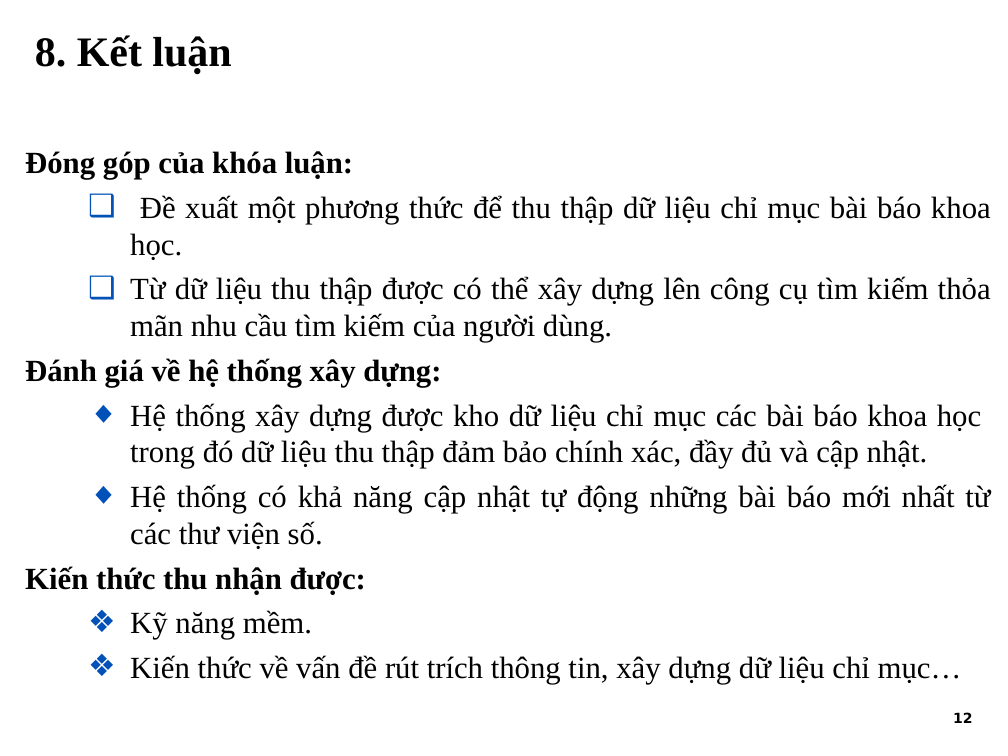
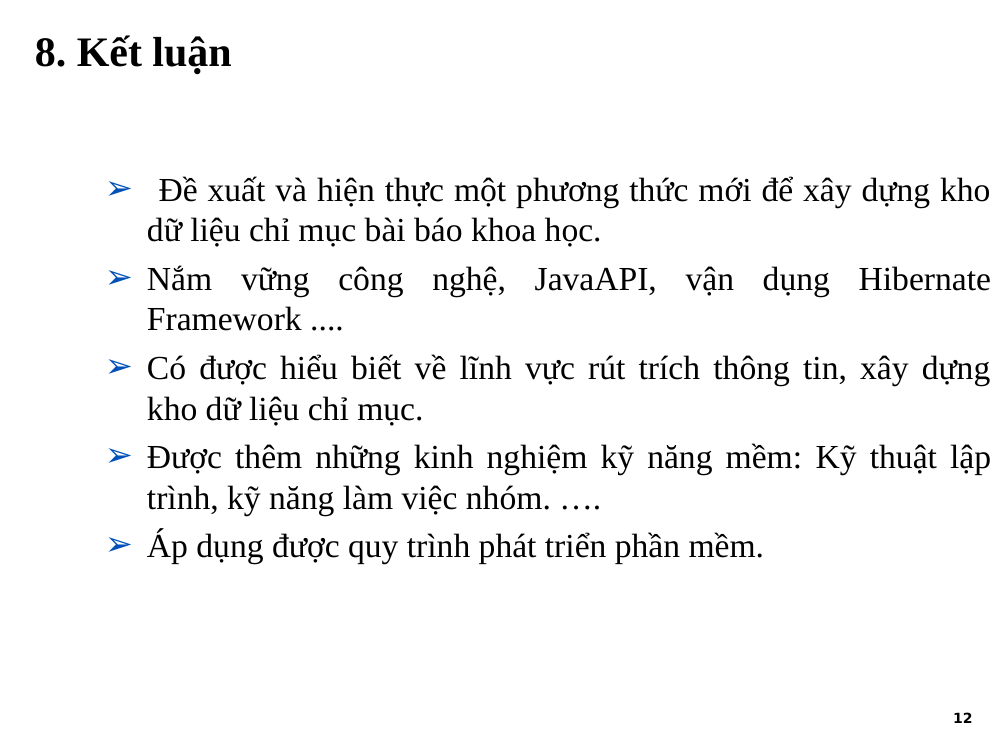
Before and after one commit to tiendv/detaitotnghiep, a slide deck: slide 12 of Report/Slide Baove/Final_slide.ppt (slide 13 before the commit). Drawn at 1008x756 pixels with LibreOffice and Linux fonts; fonts in the diff are those of the drawing; background and template pictures are left out. Boxes give left, top, right and bottom in pixels: in the first picture for what was removed or moved away, otherwise in the second. Text is boxed around its words. In the diff, an @@ line names an element or a change of style, - is before the commit and + after.

```diff
--- a/Report/Slide Baove/Final_slide.ppt
+++ b/Report/Slide Baove/Final_slide.ppt
@@ text at bbox=[147, 176, 991, 564]: text changed; size 22 to 24 pt @@
-Đóng góp của khóa luận:
-  ❑ Đề xuất một phương thức để thu thập dữ liệu chỉ mục bài báo khoa học.
-  ❑ Từ dữ liệu thu thập được có thể xây dựng lên công cụ tìm kiếm thỏa mãn nhu cầu tìm kiếm của người dùng.
-Đánh giá về hệ thống xây dựng:
-  ◆ Hệ thống xây dựng được kho dữ liệu chỉ mục các bài báo khoa học trong đó dữ liệu thu thập đảm bảo chính xác, đầy đủ và cập nhật.
-  ◆ Hệ thống có khả năng cập nhật tự động những bài báo mới nhất từ các thư viện số.
-Kiến thức thu nhận được:
-  ❖ Kỹ năng mềm.
-  ❖ Kiến thức về vấn đề rút trích thông tin, xây dựng dữ liệu chỉ mục…
+  ➢ Đề xuất và hiện thực một phương thức mới để xây dựng kho dữ liệu chỉ mục bài báo khoa học.
+  ➢ Nắm vững công nghệ, JavaAPI, vận dụng Hibernate Framework ....
+  ➢ Có được hiểu biết về lĩnh vực rút trích thông tin, xây dựng kho dữ liệu chỉ mục.
+  ➢ Được thêm những kinh nghiệm kỹ năng mềm: Kỹ thuật lập trình, kỹ năng làm việc nhóm. ….
+  ➢ Áp dụng được quy trình phát triển phần mềm.
```
Also in this commit, not shown: 14 other slides changed, 1 slide removed.
